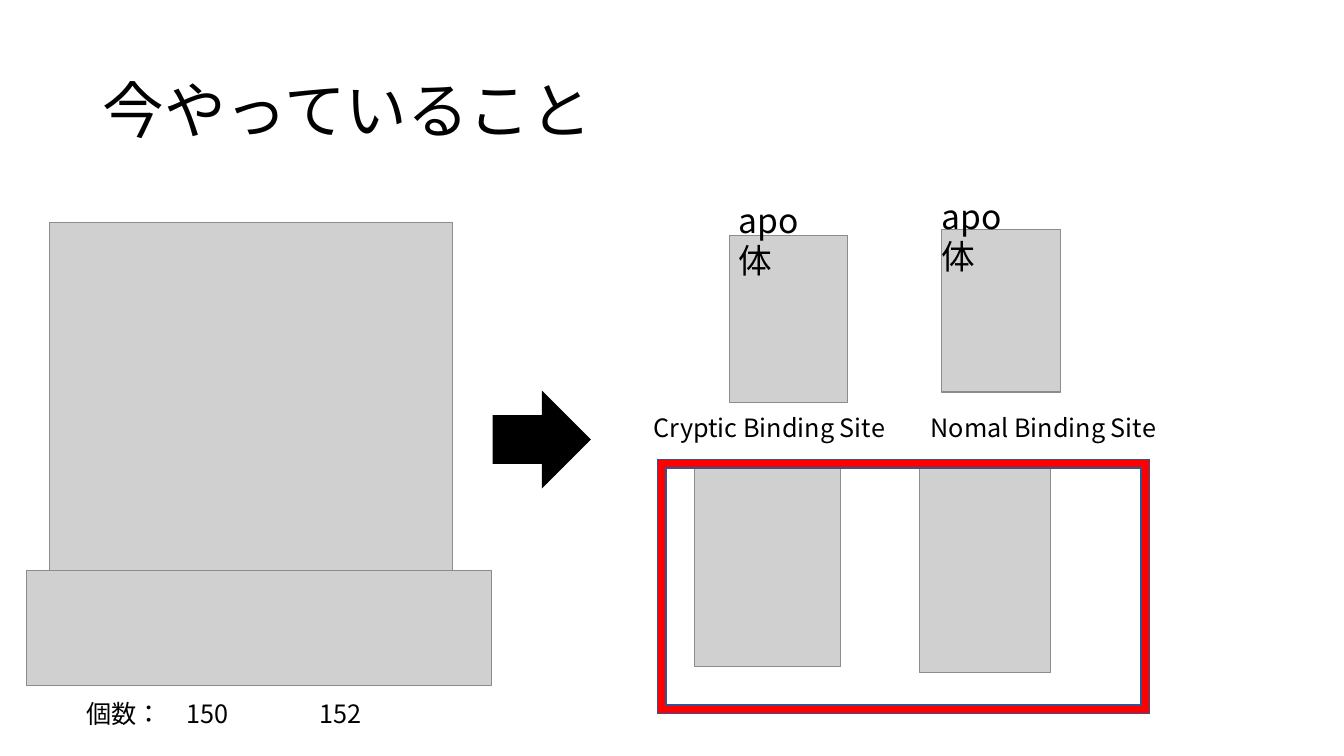
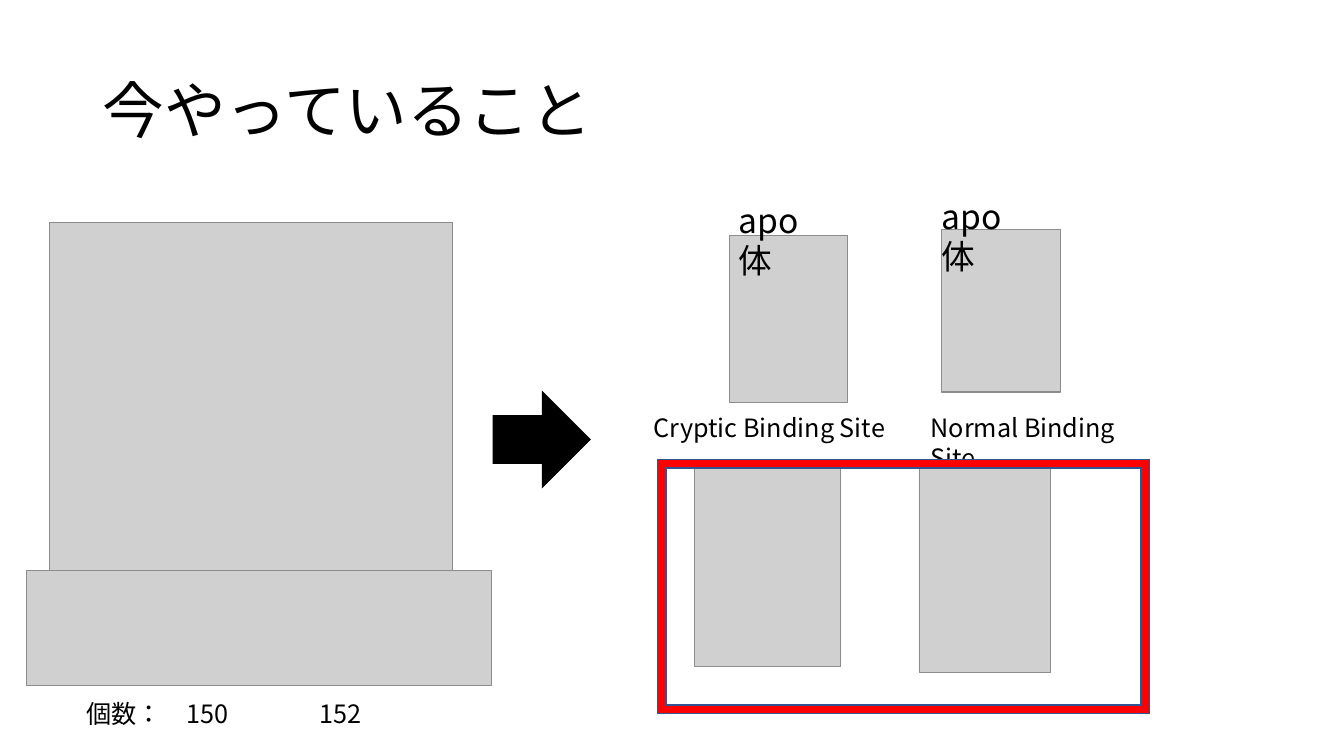
Before and after one commit to MasahitoKumada/research, a slide deck: slide 3 of 2021/doc/進捗04.13.pptx. Drawn at 1344x756 pixels with LibreOffice and Linux fonts; fonts in the diff are those of the drawing; grey boxes stand for pictures. Boxes give left, top, right and bottom in pixels: in the first picture for what was removed or moved away, otherwise in the second. Text is boxed around its words. In the diff, an @@ line names an element or a change of style, - is before the commit and + after.

```diff
--- a/2021/doc/進捗04.13.pptx
+++ b/2021/doc/進捗04.13.pptx
@@ text at (x1=931, y1=417, x2=1115, y2=473): text changed @@
-Nomal Binding Site
+Normal Binding Site
```
Also in this commit, not shown: 19 other files.
